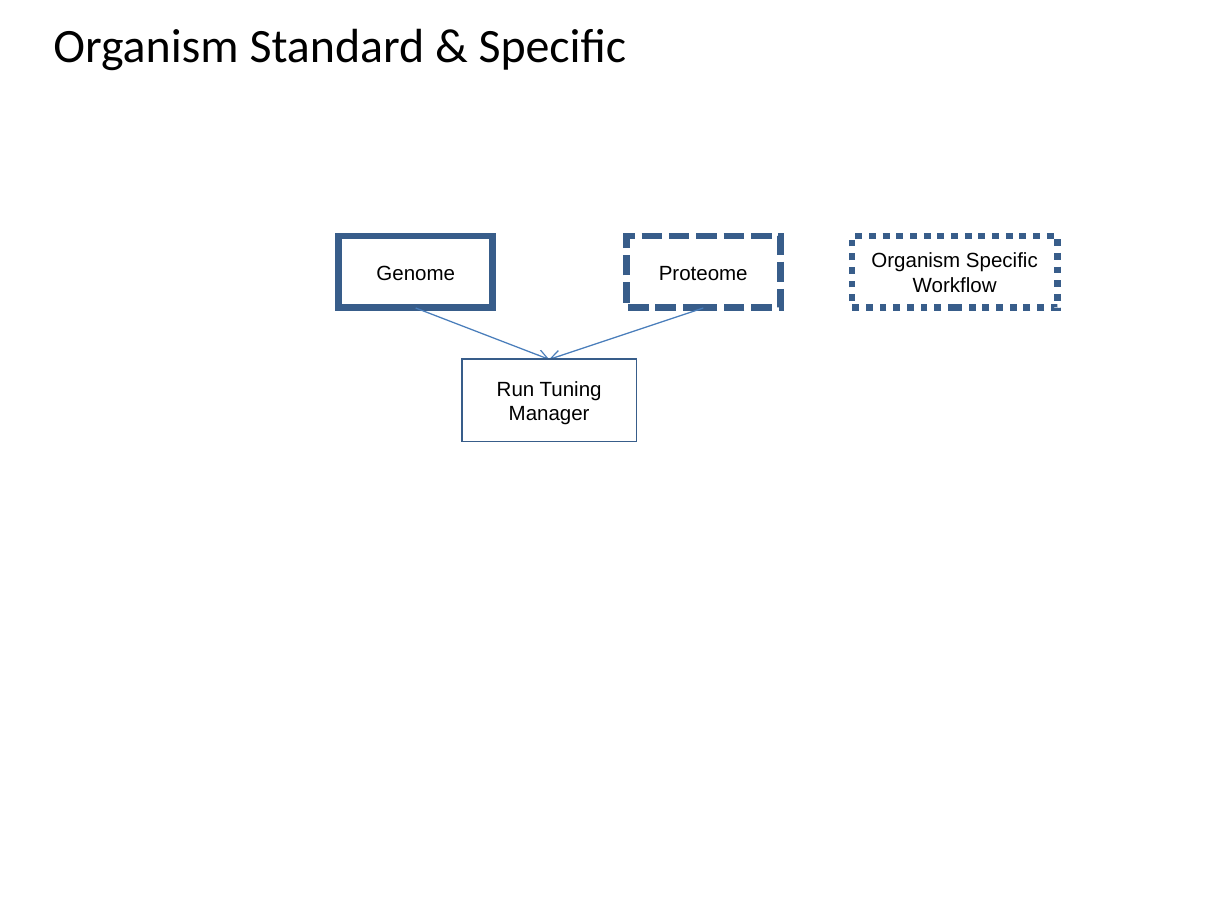
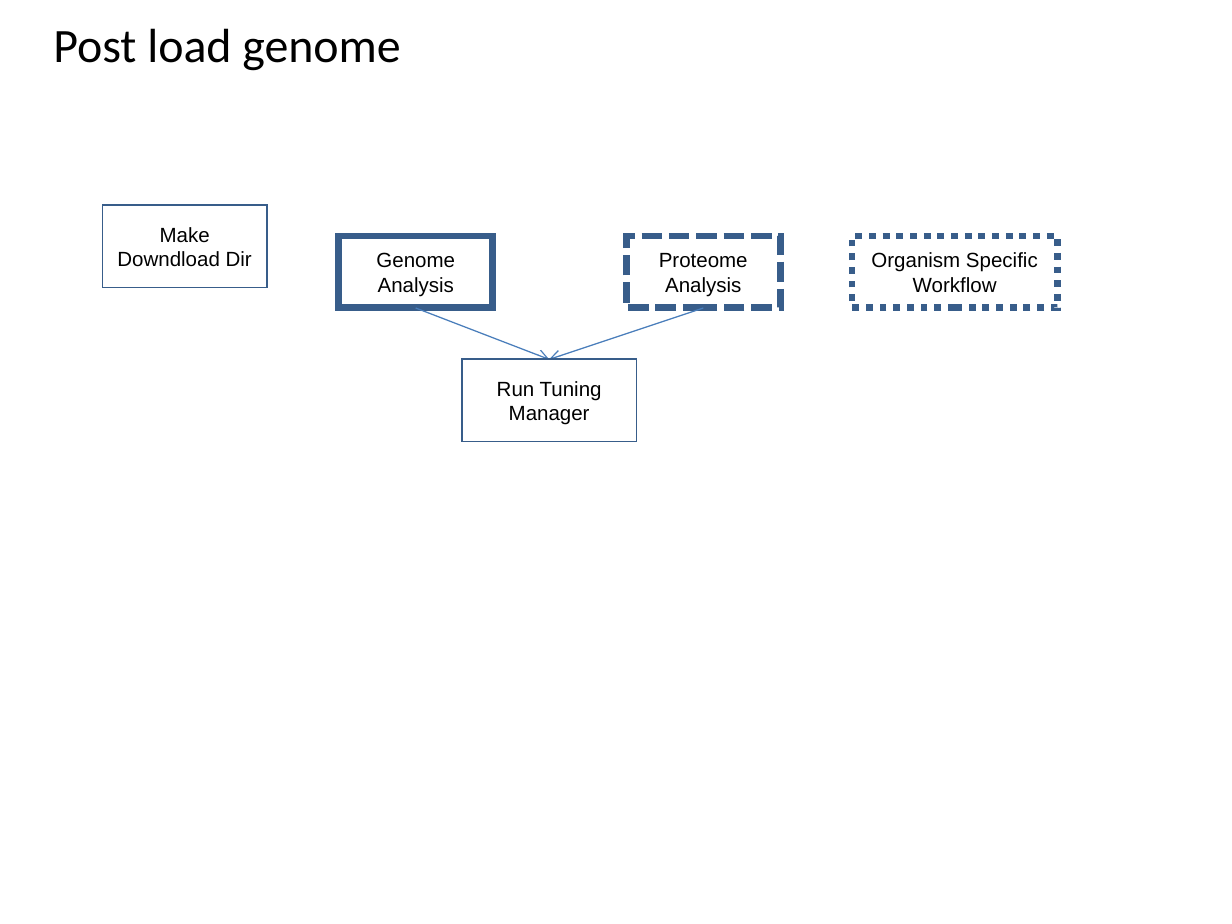
Before and after one commit to VEuPathDB/ApiCommonWorkflow, a slide deck: slide 7 of Main/doc/IntegratedWorkflow.ppt. Drawn at 1232x924 pixels with LibreOffice and Linux fonts; fonts in the diff are those of the drawing. Boxes give left, top, right and bottom in pixels: in the first picture for what was removed or moved away, otherwise in the second. Text is boxed around its words. In the diff, an @@ line names an element or a change of style, - is before the commit and + after.

```diff
--- a/Main/doc/IntegratedWorkflow.ppt
+++ b/Main/doc/IntegratedWorkflow.ppt
@@ title at [53, 28, 400, 71]: text changed @@
-Organism Standard & Specific
+Post load genome
@@ rectangle added at [102, 206, 266, 288], fill #FFFFFF, outline #385D8A 0.99 pt, 12 pt, text #000000 @@
+Make Downdload Dir
@@ text in rectangle at [376, 252, 455, 297]: text changed @@
-Genome
+Genome Analysis
@@ text in rectangle at [665, 277, 741, 297]: paragraph added @@
+Analysis
```
Also in this commit, not shown: 10 other slides changed.
